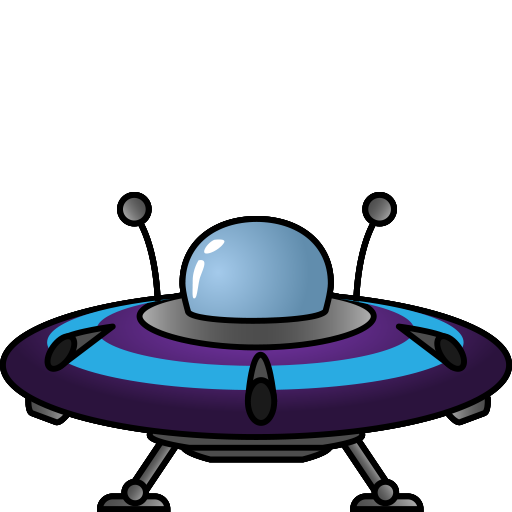
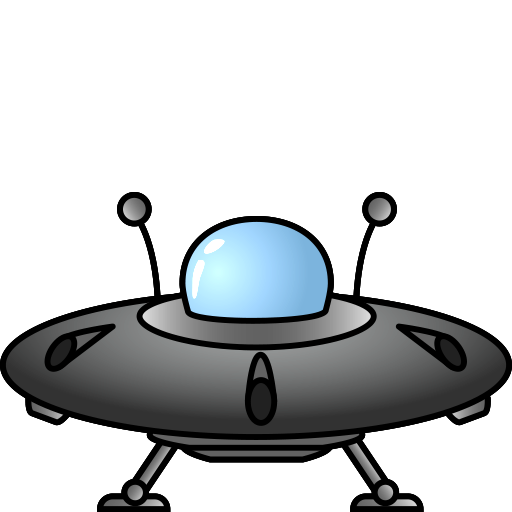
Layer changes from the first 512px x 512px image to the second:
hid "UFLO" over [left=0, top=192, right=512, bottom=512]
painted on "UFLO Base" over [left=5, top=302, right=507, bottom=435]
